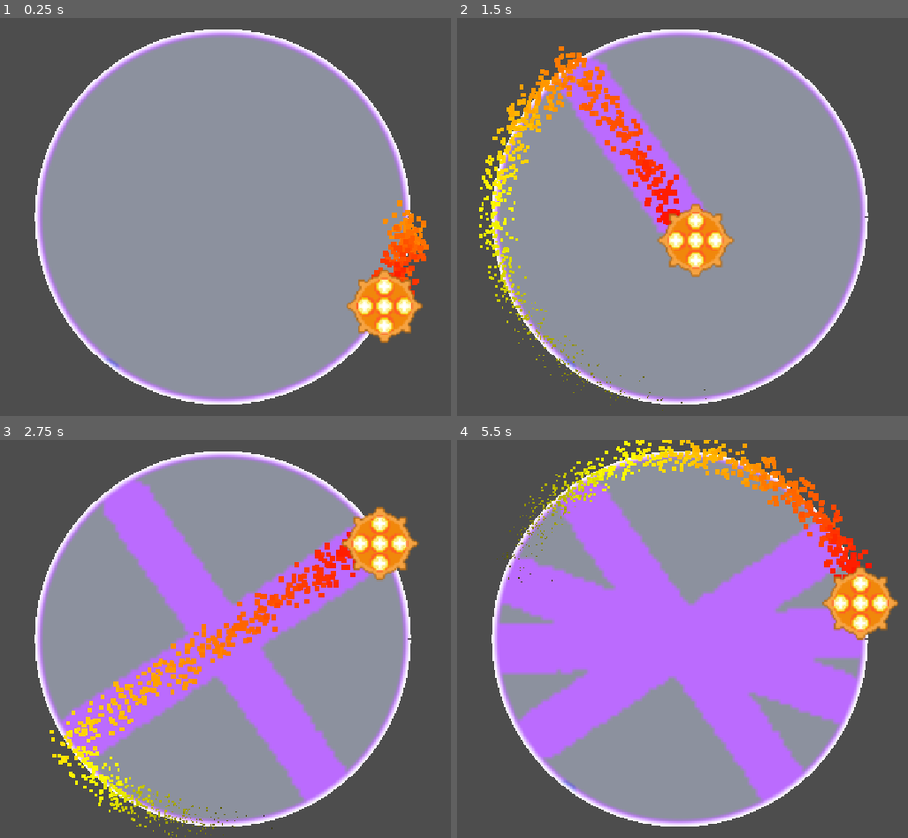
Above: before the commit, frames 1-4 (two rows, left to right).
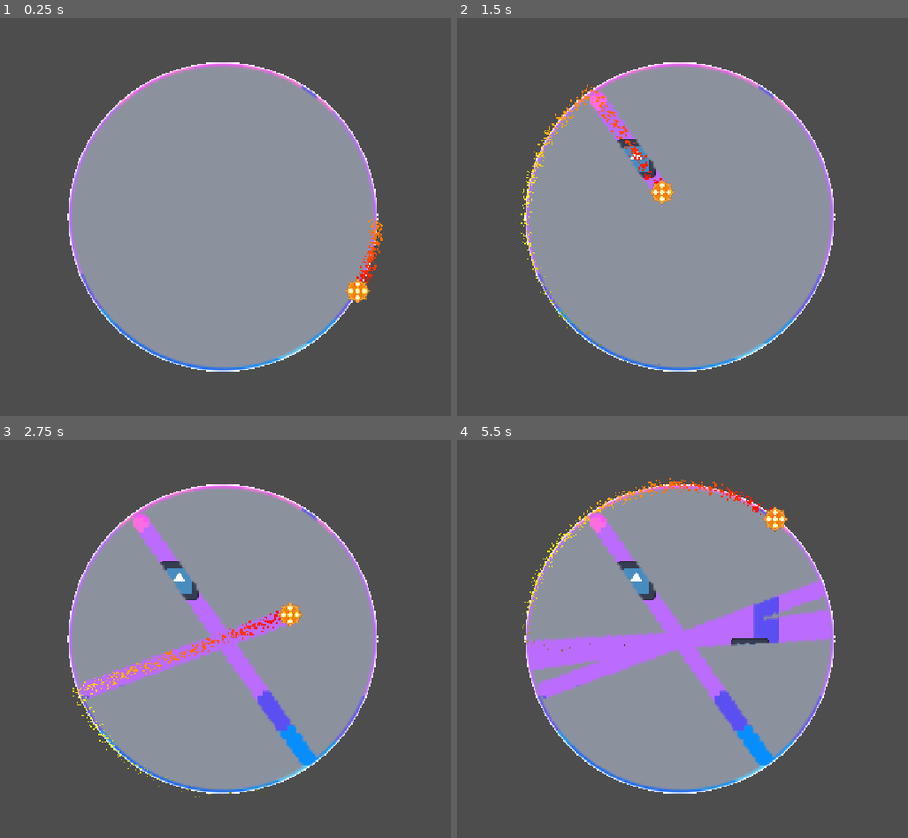
Above: after the commit, the same moments.

Repository: Dan-Yaacobi/CircleGame
Game: Godot game, scene res://Scenes/ScratchCircle.tscn
Same seed, same stepped clock (60 frames per second), same inputs: the game is played once before the commit and once after it. This scene is started directly instead of the project's main scene. The engine's default icon, where the game draws it, is replaced by a stand-in: a white triangle on a blue panel in a dark square.
Inputs (mouse positions are in pixels of both pictures, inside the frame that each line leads up to):
- Up to frame 1 (0.25 s): no input
- Up to frame 2 (1.5 s): move the mouse to (835, 197) at 0.52 s; press the mouse at (835, 197) at 0.53 s; move the mouse to (538, 236) at 1.27 s; release the mouse at (538, 236) at 1.28 s; click (538, 236) at 1.35 s
- Up to frame 3 (2.75 s): move the mouse to (293, 551) at 2.02 s; hold Space (test) from 2.03 s (still down); click (293, 551) at 2.3 s
- Up to frame 4 (5.5 s): move the mouse to (646, 718) at 2.77 s; release Space (test) at 2.78 s; click (646, 718) at 2.85 s; move the mouse to (889, 698) at 3.52 s; press the mouse at (889, 698) at 3.53 s; move the mouse to (466, 579) at 4.27 s; release the mouse at (466, 579) at 4.28 s; tap Space (test) at 4.35 s; click (466, 579) at 4.55 s; move the mouse to (714, 639) at 5.02 s; press the mouse at (714, 639) at 5.03 s

The runs differ from the first frame. In frame 1, 24% of the frame differs, in the area x 7-96%, y 2-98%; in frame 2, 29%; in frame 3, 38%; in frame 4, 45%, in the area x 7-98%, y 0-98%.

Commit message:
Prizes
added prizes to the scratchcircle scene

Diff:
--- a/Scenes/Player.tscn
+++ b/Scenes/Player.tscn
@@ -17,7 +17,7 @@
 [node name="Player" type="CharacterBody2D" unique_id=1131700885]
 scale = Vector2(3, 3)
 script = ExtResource("1_rpqav")
-launch_speed = 575.0
+launch_speed = 1000.0
 
 [node name="CPUParticles2D" type="CPUParticles2D" parent="." unique_id=2139243818]
 amount = 1000
--- a/Scenes/ScratchCircle.tscn
+++ b/Scenes/ScratchCircle.tscn
@@ -1,11 +1,12 @@
-[gd_scene load_steps=9 format=3 uid="uid://c30i0gvqu8yhn"]
+[gd_scene format=3 uid="uid://c30i0gvqu8yhn"]
 
 [ext_resource type="Script" uid="uid://da40bhlvrpka3" path="res://Scenes/scratch_circle.gd" id="1_k0a1a"]
 [ext_resource type="Script" uid="uid://b5l117cc527ti" path="res://Scripts/line_2d.gd" id="2_line2d"]
 [ext_resource type="Shader" uid="uid://di41nt3tb2dth" path="res://Shaders/backgound_visibility.gdshader" id="3_bgshader"]
 [ext_resource type="Texture2D" uid="uid://cc25w0jyd8ont" path="res://Assets/bg1.jpg" id="4_bgtex"]
+[ext_resource type="PackedScene" uid="uid://b2bbjlgpo536g" path="res://Scenes/prize.tscn" id="5_4wkcb"]
 [ext_resource type="PackedScene" uid="uid://cuo1lj8ta6aqu" path="res://Scenes/Player.tscn" id="5_player"]
-[ext_resource type="Shader" path="res://Shaders/scratch_cover.gdshader" id="6_covershader"]
+[ext_resource type="Shader" uid="uid://yptujjqjakb8" path="res://Shaders/scratch_cover.gdshader" id="6_covershader"]
 
 [sub_resource type="ShaderMaterial" id="ShaderMaterial_bg"]
 shader = ExtResource("3_bgshader")
@@ -21,18 +22,38 @@
 
 [node name="ScratchCircle" type="Node2D" unique_id=1433075271]
 script = ExtResource("1_k0a1a")
+curr_radius = 250.0
+max_shoots = 200
+mask_resolution = 150
 
-[node name="Line2D" type="Line2D" parent="."]
+[node name="Line2D" type="Line2D" parent="." unique_id=1867971872]
 script = ExtResource("2_line2d")
 
-[node name="Camera2D" type="Camera2D" parent="."]
-zoom = Vector2(3, 3)
+[node name="Camera2D" type="Camera2D" parent="." unique_id=1396663698]
 
-[node name="BackgroundSprite" type="Sprite2D" parent="."]
+[node name="BackgroundSprite" type="Sprite2D" parent="." unique_id=837175749]
 material = SubResource("ShaderMaterial_bg")
 texture = ExtResource("4_bgtex")
 
-[node name="CoverSprite" type="Sprite2D" parent="."]
+[node name="Prizes" type="Node2D" parent="." unique_id=1571220427]
+
+[node name="Prize" parent="Prizes" unique_id=1504527797 instance=ExtResource("5_4wkcb")]
+position = Vector2(91, -120)
+size = Vector2(0.5, 0.5)
+
+[node name="Prize2" parent="Prizes" unique_id=511138707 instance=ExtResource("5_4wkcb")]
+position = Vector2(-71, -95)
+size = Vector2(0.5, 0.5)
+
+[node name="Prize3" parent="Prizes" unique_id=1435180995 instance=ExtResource("5_4wkcb")]
+position = Vector2(114, 30)
+size = Vector2(0.5, 0.5)
+
+[node name="Prize4" parent="Prizes" unique_id=575650863 instance=ExtResource("5_4wkcb")]
+position = Vector2(-60, 95)
+size = Vector2(0.5, 0.5)
+
+[node name="CoverSprite" type="Sprite2D" parent="." unique_id=202632716]
 material = SubResource("ShaderMaterial_cover")
 
-[node name="Player" parent="." instance=ExtResource("5_player")]
+[node name="Player" parent="." unique_id=2074714301 instance=ExtResource("5_player")]
--- /dev/null
+++ b/Scenes/prize.gd
@@ -0,0 +1,6 @@
+extends Node2D
+
+@export var size: Vector2
+
+func _ready() -> void:
+	scale = size
--- /dev/null
+++ b/Scenes/prize.tscn
@@ -0,0 +1,10 @@
+[gd_scene format=3 uid="uid://b2bbjlgpo536g"]
+
+[ext_resource type="Script" uid="uid://c6fhwmkx2arur" path="res://Scenes/prize.gd" id="1_5dl8r"]
+[ext_resource type="Texture2D" uid="uid://pxib6wnyue36" path="res://Assets/icon.svg" id="1_owadj"]
+
+[node name="Prize" type="Node2D" unique_id=1504527797]
+script = ExtResource("1_5dl8r")
+
+[node name="Sprite2D" type="Sprite2D" parent="." unique_id=1776774476]
+texture = ExtResource("1_owadj")
--- a/project.godot
+++ b/project.godot
@@ -30,6 +30,7 @@
 shoot={
 "deadzone": 0.2,
 "events": [Object(InputEventMouseButton,"resource_local_to_scene":false,"resource_name":"","device":-1,"window_id":0,"a …(258 unchanged characters)…
+, Object(InputEventKey,"resource_local_to_scene":false,"resource_name":"","device":-1,"window_id":0,"alt_pressed":false,"shift_pressed":false,"ctrl_pressed":false,"meta_pressed":false,"pressed":false,"keycode":0,"physical_keycode":32,"key_label":0,"unicode":32,"location":0,"echo":false,"script":null)
 ]
 }
 
Not shown, added: Scenes/prize.gd.uid
Not shown, added: Shaders/scratch_cover.gdshader.uid
